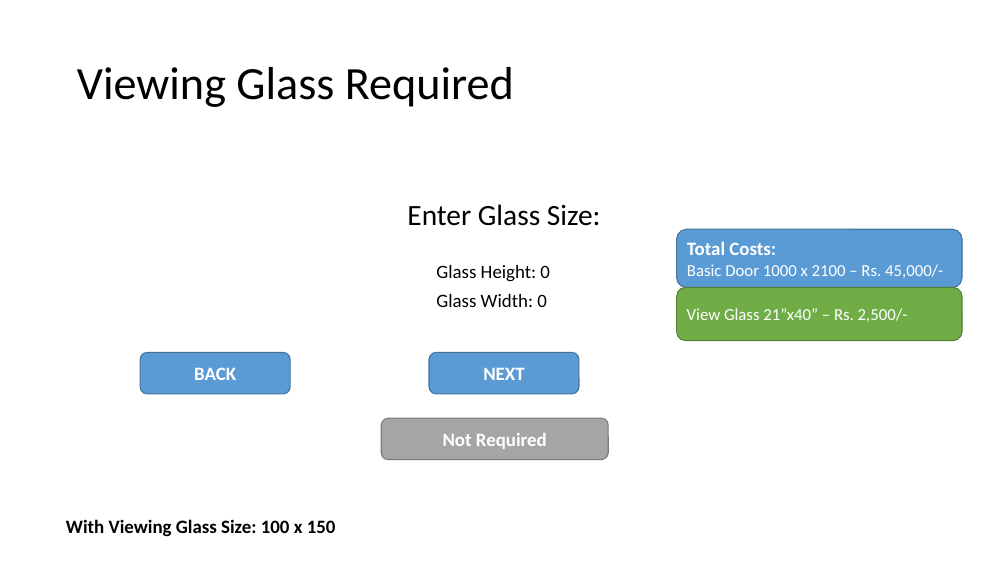
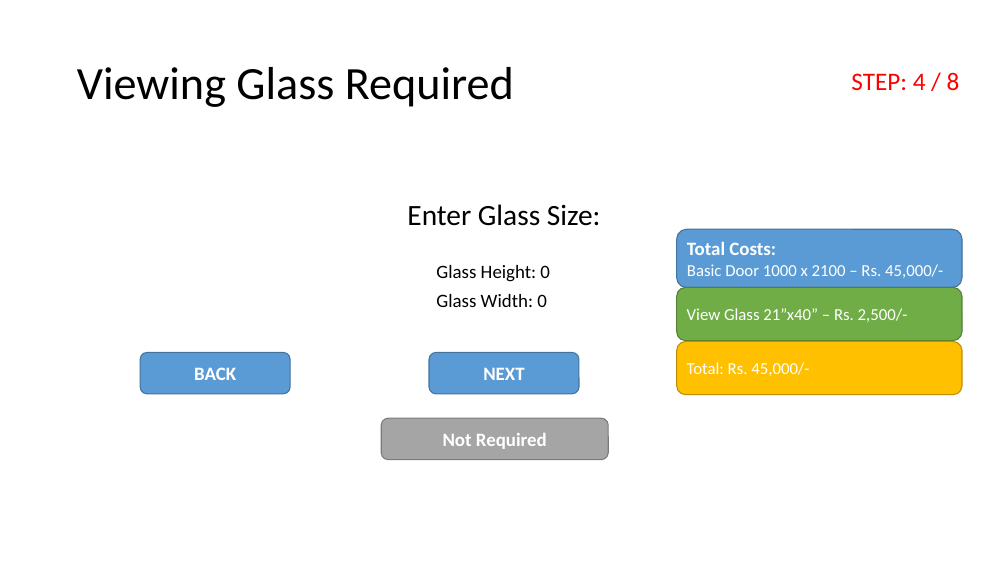
Before and after one commit to mohammed52/quotation-automator, a slide deck: slide 9 of app-quotation-automator.pptx (slide 8 before the commit). Drawn at 1008x567 pixels with LibreOffice and Linux fonts; fonts in the diff are those of the drawing. Boxes give left, top, right and bottom in pixels: in the first picture for what was removed or moved away, otherwise in the second. Text is boxed around its words. In the diff, an @@ line names an element or a change of style, - is before the commit and + after.

```diff
--- a/app-quotation-automator.pptx
+++ b/app-quotation-automator.pptx
@@ text added at <box>851,72,960,90</box>, 24 pt, text #FF0000 @@
+STEP: 4 / 8
@@ rounded rectangle added at <box>677,342,962,395</box>, fill #FFC000, outline #BD8E00 1 pt, 16 pt, text #FFFFFF @@
+Total: Rs. 45,000/-
@@ text removed at <box>66,519,336,537</box> @@
-With Viewing Glass Size: 100 x 150
```
Also in this commit, not shown: 8 other slides changed, 1 slide added, 1 slide removed, 8 other files.
